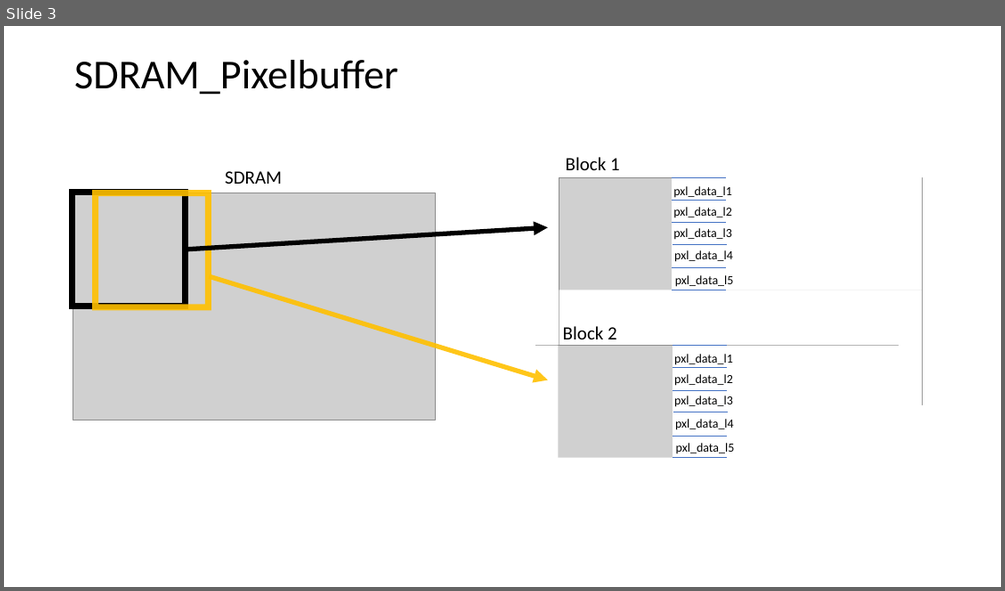
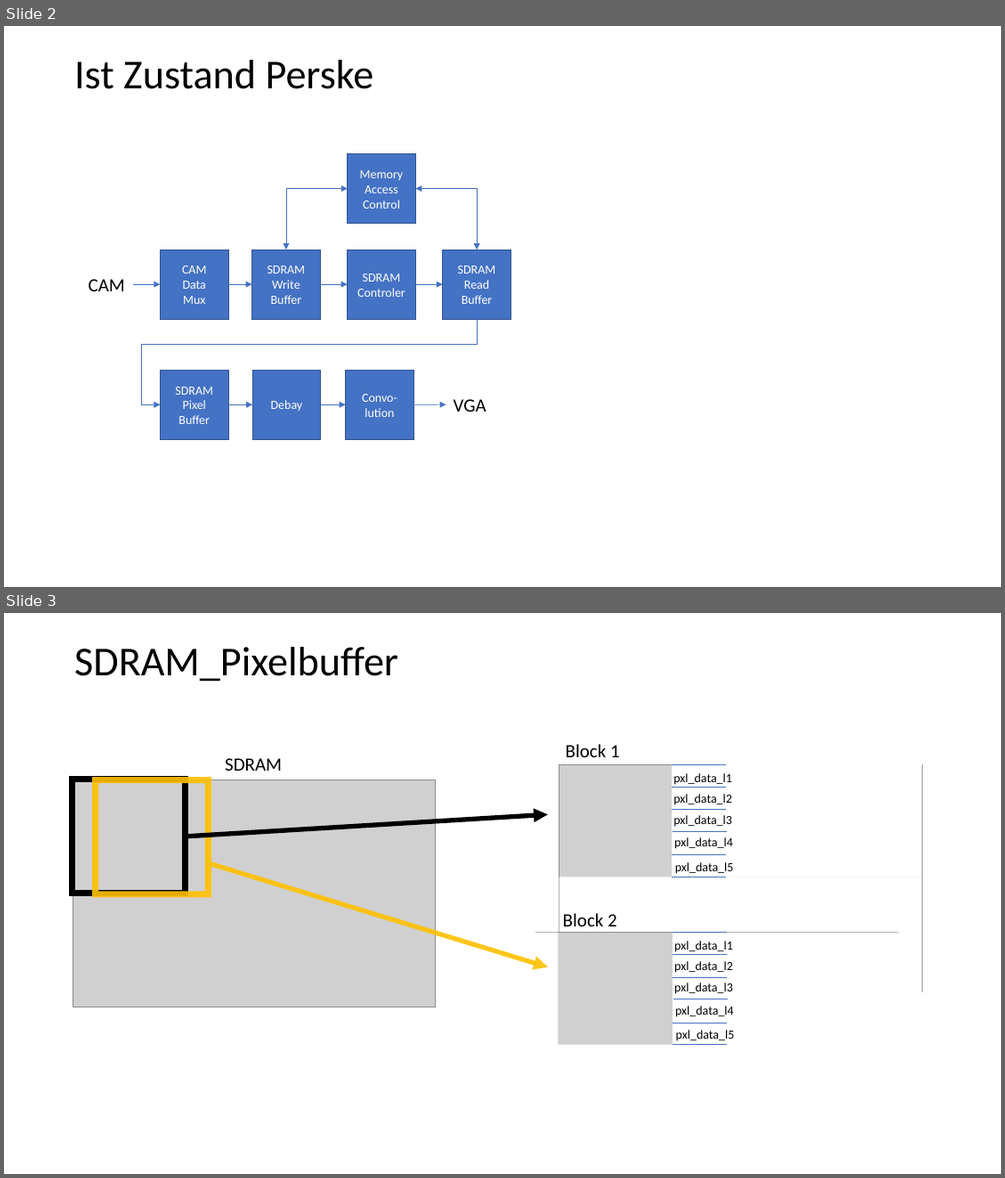
Before and after one commit to Chriss95De/Bachelors-Thesis-VHDL-Pattern-Detection, a slide deck: Dokumentation/Stand Oster/BayerPatternVearbeitung/Grafiken.pptx. Shown one above the other, each under a label of ours: slide 3 before the commit, slides 2 and 3 after it. The pictures are 1005x591 and 1005x1178 pixels, drawn with LibreOffice and Linux fonts; fonts in the diff are those of the drawing; grey boxes stand for pictures. Boxes give left, top, right and bottom in pixels: in the first picture for what was removed or moved away, otherwise in the second. Text is boxed around its words. In the diff, an @@ line names an element or a change of style, - is before the commit and + after.

Commit message:
continued documentation of perske and current module

```diff
--- a/Dokumentation/Stand Oster/BayerPatternVearbeitung/Grafiken.pptx
+++ b/Dokumentation/Stand Oster/BayerPatternVearbeitung/Grafiken.pptx
@@ slide 2 added at <box>4,26,1001,587</box>, background #FFFFFF @@
@@ title added at <box>74,60,374,89</box>, 39.6 pt, text #000000 @@
+Ist Zustand Perske
@@ rectangle added at <box>348,154,415,224</box>, fill #4472C4, outline #325491 1 pt, 12 pt, text #FFFFFF @@
+Memory
+Access
+Control
@@ elbow double arrow added from (286, 249) to (348, 188), #4472C4 0.5 pt @@
@@ elbow double arrow added from (415, 188) to (477, 249), #4472C4 0.5 pt @@
@@ rectangle added at <box>161,249,228,319</box>, fill #4472C4, outline #325491 1 pt, 12 pt, text #FFFFFF @@
+CAM
+Data
+Mux
@@ rectangle added at <box>252,249,320,319</box>, fill #4472C4, outline #325491 1 pt, 12 pt, text #FFFFFF @@
+SDRAM
+Write
+Buffer
@@ rectangle added at <box>348,249,415,319</box>, fill #4472C4, outline #325491 1 pt, 12 pt, text #FFFFFF @@
+SDRAM
+Controler
@@ rectangle added at <box>443,249,511,319</box>, fill #4472C4, outline #325491 1 pt, 12 pt, text #FFFFFF @@
+SDRAM
+Read
+Buffer
@@ text added at <box>89,279,125,291</box>, 18 pt, text #000000 @@
+CAM
@@ arrow added from (133, 284) to (161, 284), #4472C4 0.5 pt @@
@@ arrow added from (228, 284) to (252, 284), #4472C4 0.5 pt @@
@@ arrow added from (320, 284) to (348, 284), #4472C4 0.5 pt @@
@@ arrow added from (415, 284) to (443, 284), #4472C4 0.5 pt @@
@@ elbow arrow added from (477, 319) to (161, 404), #4472C4 0.5 pt @@
@@ rectangle added at <box>161,370,228,440</box>, fill #4472C4, outline #325491 1 pt, 12 pt, text #FFFFFF @@
+SDRAM
+Pixel
+Buffer
@@ rectangle added at <box>252,370,320,440</box>, fill #4472C4, outline #325491 1 pt, 12 pt, text #FFFFFF @@
+Debay
@@ rectangle added at <box>346,370,413,440</box>, fill #4472C4, outline #325491 1 pt, 12 pt, text #FFFFFF @@
+Convo-lution
@@ text added at <box>453,399,486,411</box>, 18 pt, text #000000 @@
+VGA
@@ arrow added from (228, 404) to (252, 404), #4472C4 0.5 pt @@
@@ arrow added from (321, 404) to (346, 404), #4472C4 0.5 pt @@
@@ arrow added from (413, 404) to (446, 404), #4472C4 0.5 pt @@
```
Also in this commit, not shown: 4 other files.
